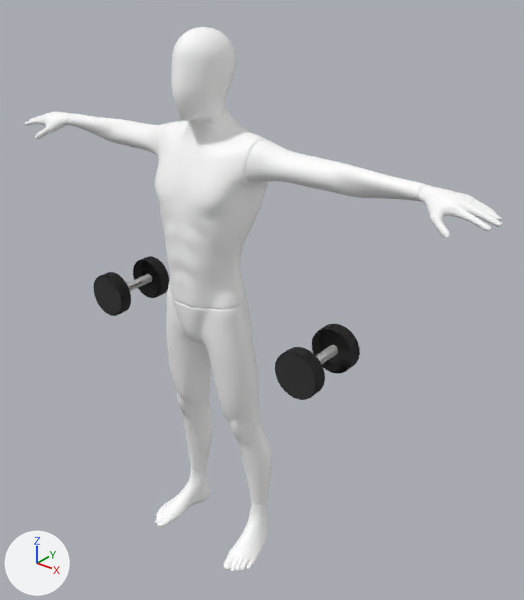
What one commit did to the glTF model models/farmer_walk .glb.
One viewpoint serves both versions: a camera (50 mm lens) standing at (1.44, -1.552, 1.963) and looking at (0.111, 0.109, 0.933). Every picture has the same lights, and +X, +Y and +Z are marked at lower left. Where no turn or scale is listed for an object, it has been applied to the vertices.

Names of what the first picture shows: 'Ch36', 'Mancuerna', 'Mancuerna.001', 'Mancuerna.002'.
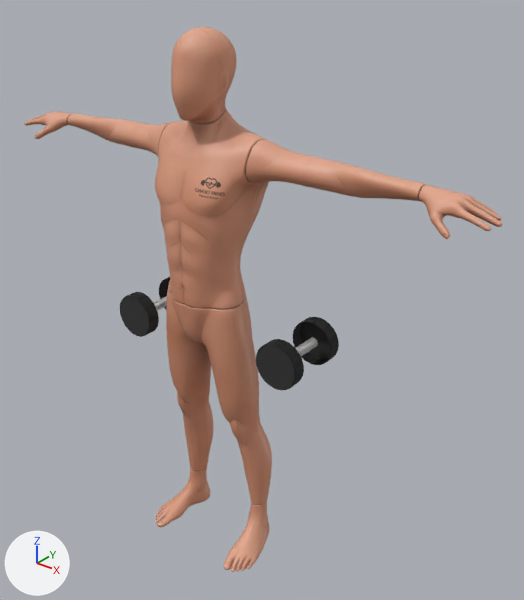
What differs and where, as boxes [x1, y1, x2, y2] in the pictures (524 x 600 px):
'Ch36', surface changed (white to brown): [24, 27, 502, 572] in both
'Mancuerna.001', moved, turned: before [275, 324, 360, 400]; after [256, 317, 339, 390]
'Mancuerna', moved, turned: before [94, 260, 169, 316]; after [120, 277, 170, 337]
'Mancuerna.002', deleted: before [94, 256, 169, 315]
    faces in mat_weights_002 (dark grey #585858): [94, 256, 169, 315]
    faces in mat_silber_002 (white #eaeaea): [126, 274, 152, 289]

The change, as a diff of the scene's bpy script:
```diff
--- a/models/farmer_walk .glb.py
+++ b/models/farmer_walk .glb.py
@@ img_camilo_torso @@
+img_camilo_torso = load_image('CAMILO TORSO', '_unpacked/CAMILO_TORSO', 1024, 1024, 'sRGB')
@@ mat_monigote @@
 mat_monigote = principled_material('MONIGOTE')
-mat_monigote.base_color = (1.0, 1.0, 1.0)  # white #ffffff
+mat_monigote.texture = img_camilo_torso
@@ ob_mancuerna @@
 ob_mancuerna = bpy.data.objects.new('Mancuerna', me_mesh_006)
-ob_mancuerna.location = (-0.415, 0.016, 0.868)
-ob_mancuerna.rotation_euler = (-0.00433, -0.000133, 0.000075)  # degrees (-0.2, 0, 0)
+ob_mancuerna.location = (-0.281, 0.016, 0.831)
 ob_mancuerna.scale = (0.0254, 0.0254, 0.0254)
@@ ob_mancuerna_001 @@
 ob_mancuerna_001 = bpy.data.objects.new('Mancuerna.001', me_mesh_002)
-ob_mancuerna_001.location = (0.399, 0.016, 0.855)
-ob_mancuerna_001.rotation_euler = (-0.00433, -0.000133, 0.000075)  # degrees (-0.2, 0, 0)
+ob_mancuerna_001.location = (0.311, 0.036, 0.842)
 ob_mancuerna_001.scale = (0.0254, 0.0254, 0.0254)
@@ ob_mancuerna_002 @@
-ob_mancuerna_002 = bpy.data.objects.new('Mancuerna.002', me_mesh_003)
-ob_mancuerna_002.location = (-0.415, 0.016, 0.868)
```
